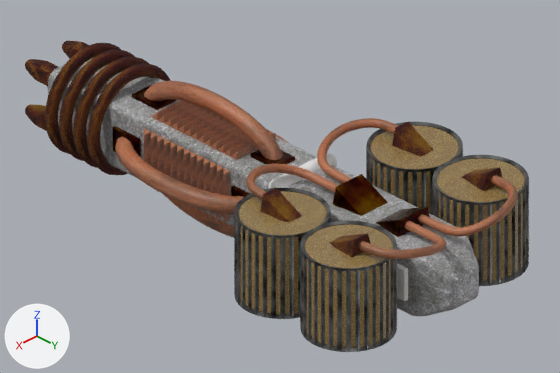
What one commit did to the Blender file Models/incipias_outfit_redesign/plasma_discharger.blend.
Camera for both pictures: the file's camera 'Camera.001'. The lights are fixed; the arrows at lower left show +X, +Y and +Z.
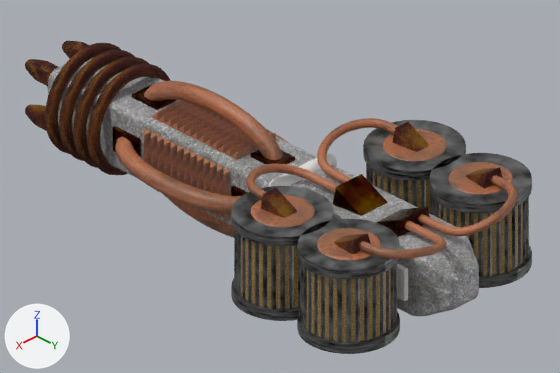
ob_mirror_point_2 is not drawn itself; it is used by a modifier of ob_cylinder_001, ob_cube_003, ob_cube_004, ob_nurbspath_001, ob_cylinder_002.

Changed parts and their boxes (x1, y1, x2, y2) in the pictures (560 x 373 px):
'Cylinder.004', added: after (231, 120, 532, 354)
'Cylinder.003', added: after (251, 129, 513, 260)

The change, as a list of edits to the scene's bpy script:
```text
Add me_cylinder_004:
    me_cylinder_004.from_pydata(...)  # a 32-sided cylinder along z spanning x -1.55..-0.45, y -0.55..0.55, z -0.42..-0.3
    me_cylinder_004.materials.append(mat_material_004)
Add me_cylinder_003:
    me_cylinder_003.from_pydata(...)  # a 32-sided cylinder along z spanning x -1.351..-0.649, y -0.351..0.351, z -0.367..0.633
    me_cylinder_003.materials.append(mat_copper)
Change ob_mirror_point_2:
    ob_mirror_point_2.location: (0.0, -0.5, 0.0) -> (0.0, -0.5, 0.1)
Add ob_cylinder_004:
    ob_cylinder_004 = bpy.data.objects.new('Cylinder.004', me_cylinder_004)
    ob_cylinder_004.location = (0.0, 0.0, 0.0)
    _m = ob_cylinder_004.modifiers.new('Mirror', 'MIRROR')
    _m.use_axis = (True, True, True)
    _m.mirror_object = ob_mirror_point_2
    _m = ob_cylinder_004.modifiers.new('Bevel', 'BEVEL')
    _m.width = 5.0
    _m.width_pct = 5.0
    _m.segments = 10
    _m.limit_method = 'NONE'
    _m.offset_type = 'PERCENT'
Add ob_cylinder_003:
    ob_cylinder_003 = bpy.data.objects.new('Cylinder.003', me_cylinder_003)
    ob_cylinder_003.location = (0.0, 0.0, 0.0)
    _m = ob_cylinder_003.modifiers.new('Bevel', 'BEVEL')
    _m.segments = 10
    _m.limit_method = 'NONE'
    _m = ob_cylinder_003.modifiers.new('Mirror', 'MIRROR')
    _m.use_axis = (True, True, False)
    _m.mirror_object = ob_mirror_point_2
```
